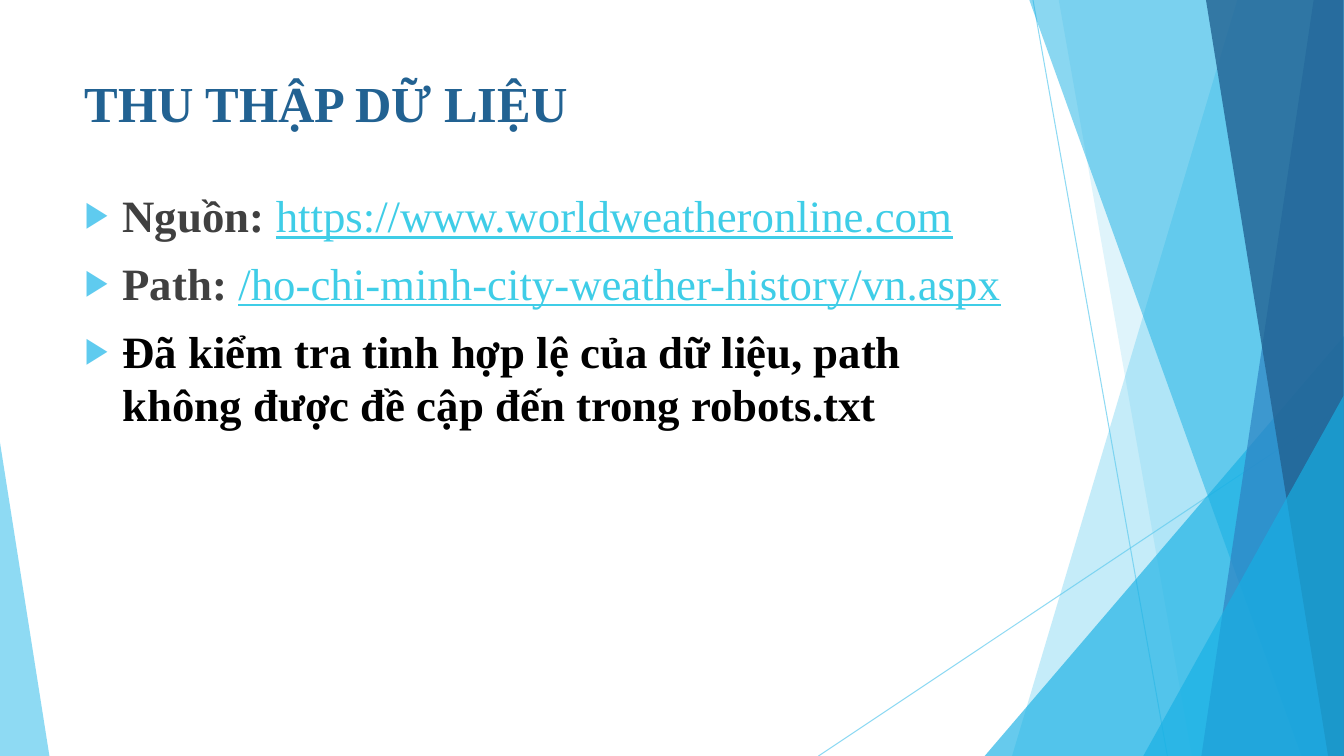
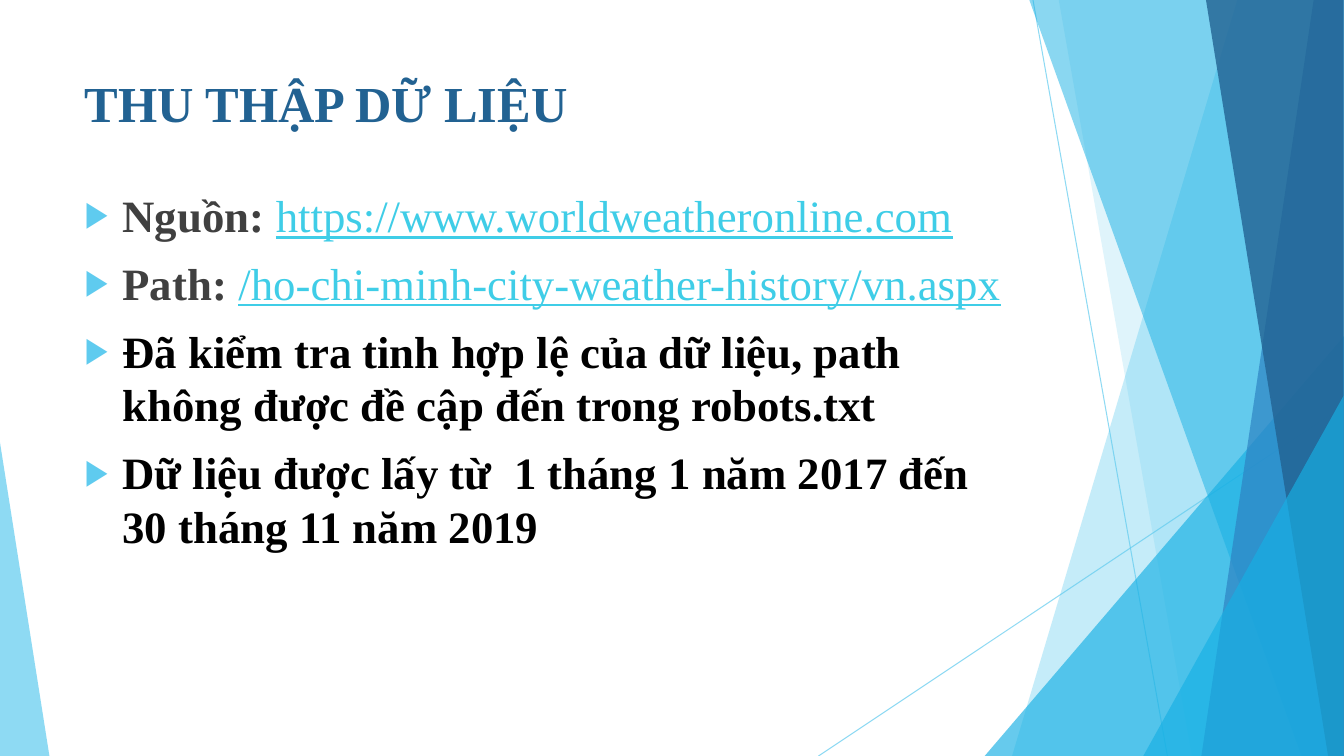
Before and after one commit to NguyenVTai/Datascience_2016-2, a slide deck: slide 3 of report/BÁO CÁO ĐỒ ÁN CUỐI KỲ.pptx. Drawn at 1344x756 pixels with LibreOffice and Linux fonts; fonts in the diff are those of the drawing. Boxes give left, top, right and bottom in pixels: in the first picture for what was removed or moved away, otherwise in the second. Text is boxed around its words. In the diff, an @@ line names an element or a change of style, - is before the commit and + after.

```diff
--- a/report/BÁO CÁO ĐỒ ÁN CUỐI KỲ.pptx
+++ b/report/BÁO CÁO ĐỒ ÁN CUỐI KỲ.pptx
@@ text at (123, 456, 969, 552): paragraph added @@
+▶ Dữ liệu được lấy từ 1 tháng 1 năm 2017 đến 30 tháng 11 năm 2019
```
Also in this commit, not shown: 3 other slides changed, 5 slides added, 1 slide removed.
